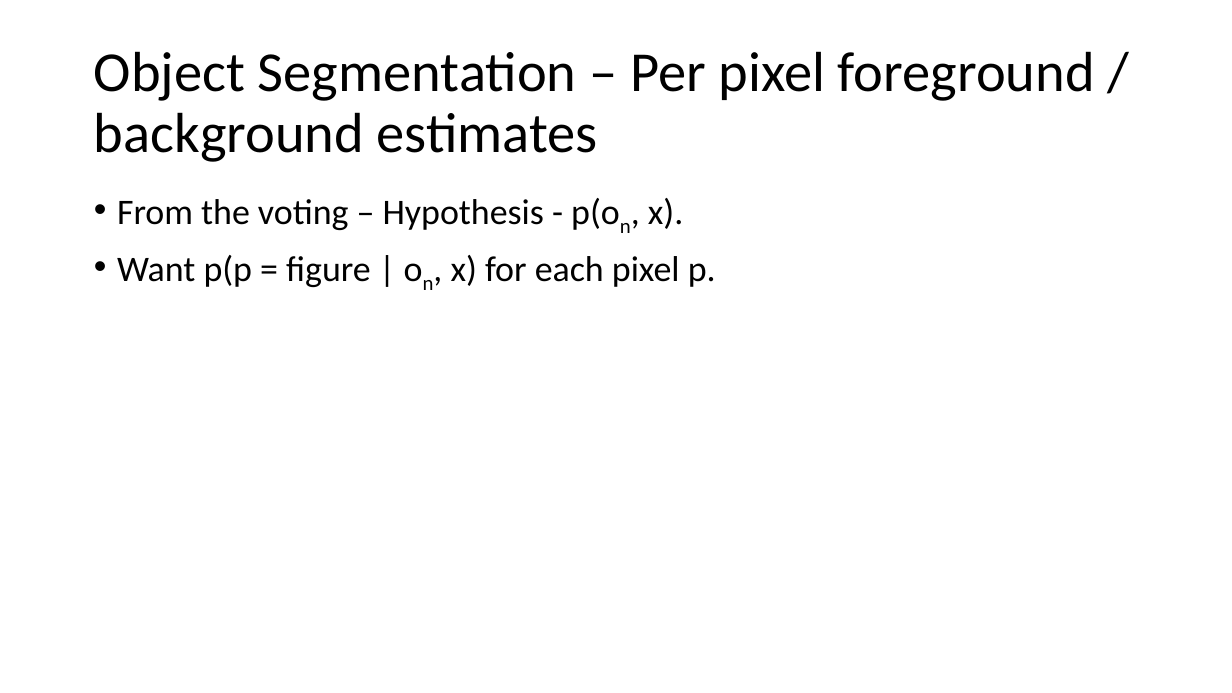
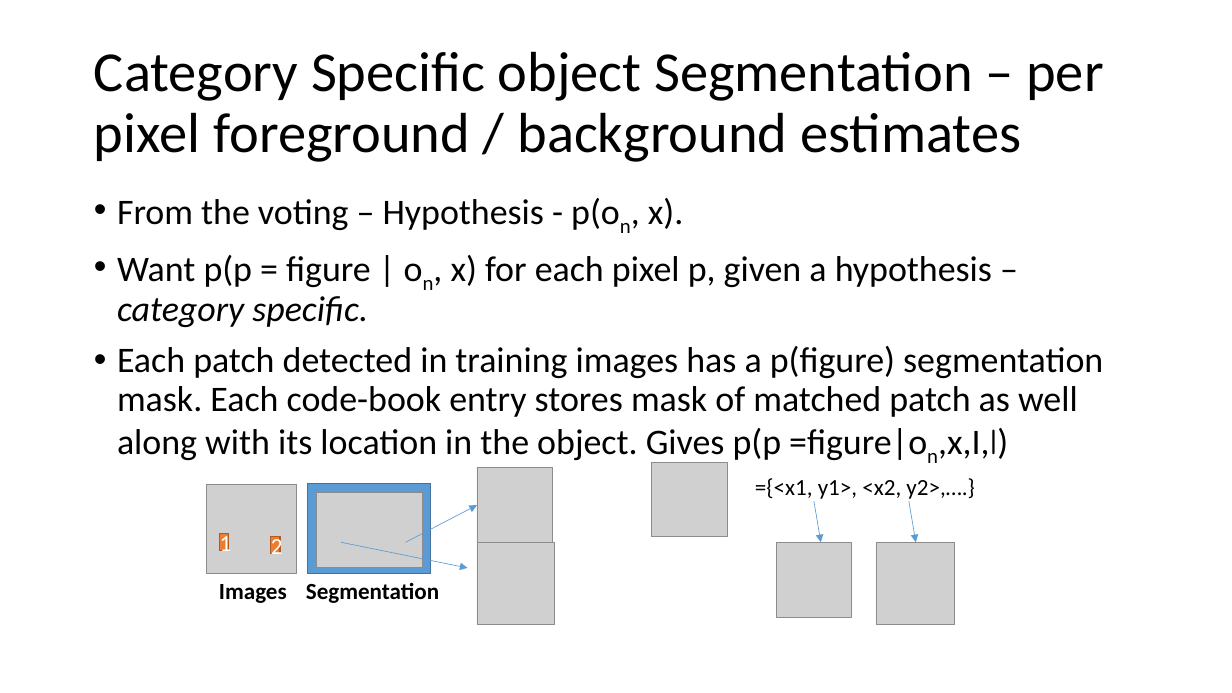
Before and after one commit to indivisibleatom/lectureNotes, a slide deck: slide 13 of sources/Leibe_Categorize_Segment.pptx (slide 12 before the commit). Drawn at 1232x693 pixels with LibreOffice and Linux fonts; fonts in the diff are those of the drawing; grey boxes stand for pictures. Boxes give left, top, right and bottom in pixels: in the first picture for what was removed or moved away, otherwise in the second. Text is boxed around its words. In the diff, an @@ line names an element or a change of style, - is before the commit and + after.

```diff
--- a/sources/Leibe_Categorize_Segment.pptx
+++ b/sources/Leibe_Categorize_Segment.pptx
@@ title at (94,51,1103,162): text changed @@
-Object Segmentation – Per pixel foreground / background estimates
+Category Specific object Segmentation – per pixel foreground / background estimates
@@ text at (117,255,1103,464): text changed @@
-• Want p(p = figure | on, x) for each pixel p.
+• Want p(p = figure | on, x) for each pixel p, given a hypothesis – category specific.
+• Each patch detected in training images has a p(figure) segmentation mask. Each code-book entry stores mask of matched patch as well along with its location in the object. Gives p(p =figure|on,x,I,l)
@@ picture added at (477,468,552,543) @@
@@ picture added at (652,463,727,537) @@
@@ text added at (755,478,974,502), 18 pt, text #000000 @@
+={<x1, y1>, <x2, y2>,….}
@@ picture added at (207,484,297,574) @@
@@ rectangle added at (308,483,431,574), fill #5B9BD5, outline #43739E 1 pt @@
@@ picture added at (316,493,422,567) @@
@@ arrow added from (406, 543) to (477, 506), #5B9BD5 0.5 pt @@
@@ arrow added from (814, 501) to (821, 543), #5B9BD5 0.5 pt @@
@@ arrow added from (909, 501) to (916, 543), #5B9BD5 0.5 pt @@
@@ rectangle added at (219,534,228,552), fill #ED7D31, outline #AF5C24 1 pt, 18 pt, text #FFFFFF @@
+1
@@ rectangle added at (271,537,280,555), fill #ED7D31, outline #AF5C24 1 pt, 18 pt, text #FFFFFF @@
+2
@@ arrow added from (341, 543) to (468, 568), #5B9BD5 0.5 pt @@
@@ picture added at (477,543,555,625) @@
@@ picture added at (777,543,852,617) @@
@@ picture added at (877,543,955,625) @@
@@ text added at (219,584,287,603), 18 pt, text #000000, bold @@
+Images
@@ text added at (306,582,439,603), 18 pt, text #000000, bold @@
+Segmentation
```
Also in this commit, not shown: 3 other slides changed, 3 slides added, 1 other file.
